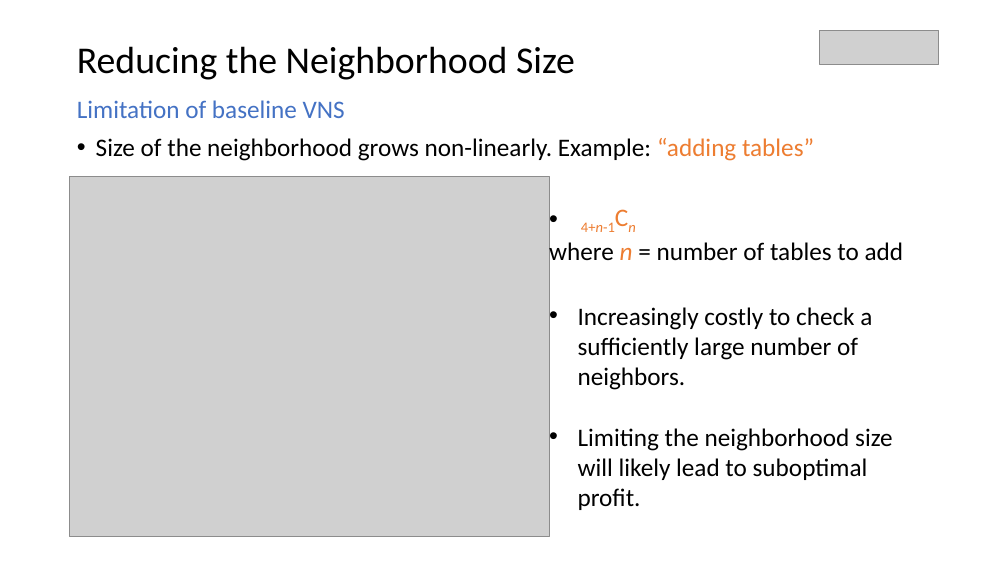
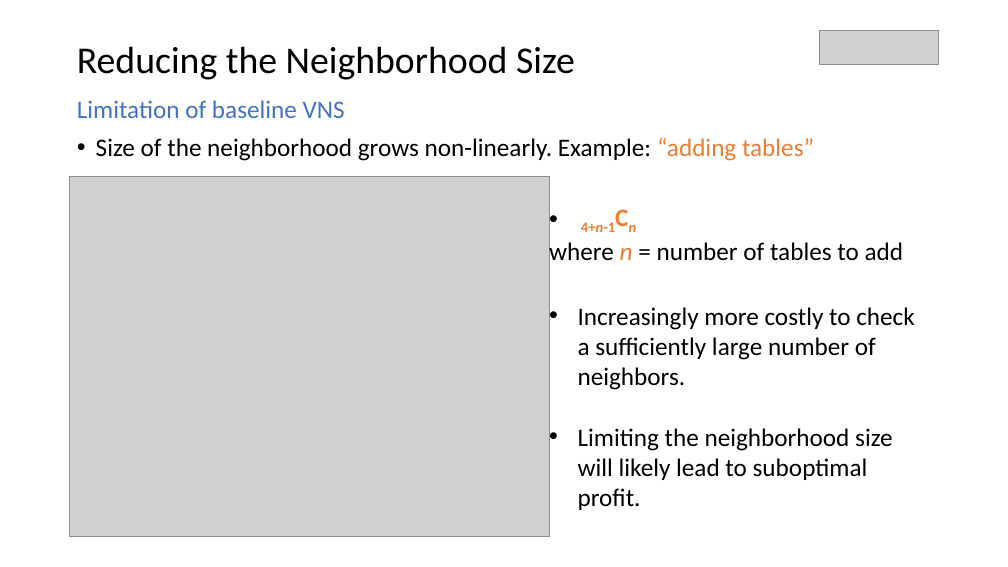
Before and after one commit to parkjan4/OptSim, a slide deck: slide 20 of Presentation.pptx. Drawn at 1008x567 pixels with LibreOffice and Linux fonts; fonts in the diff are those of the drawing; grey boxes stand for pictures. Boxes give left, top, right and bottom in pixels: in the first picture for what was removed or moved away, otherwise in the second. Text is boxed around its words. In the diff, an @@ line names an element or a change of style, - is before the commit and + after.

Commit message:
pres update

```diff
--- a/Presentation.pptx
+++ b/Presentation.pptx
@@ text at [581,222,615,232]: bold on in "4+n-1Cn" @@
@@ text at [578,307,914,390]: text changed @@
-• Increasingly costly to check a sufficiently large number of neighbors.
+• Increasingly more costly to check a sufficiently large number of neighbors.
```
